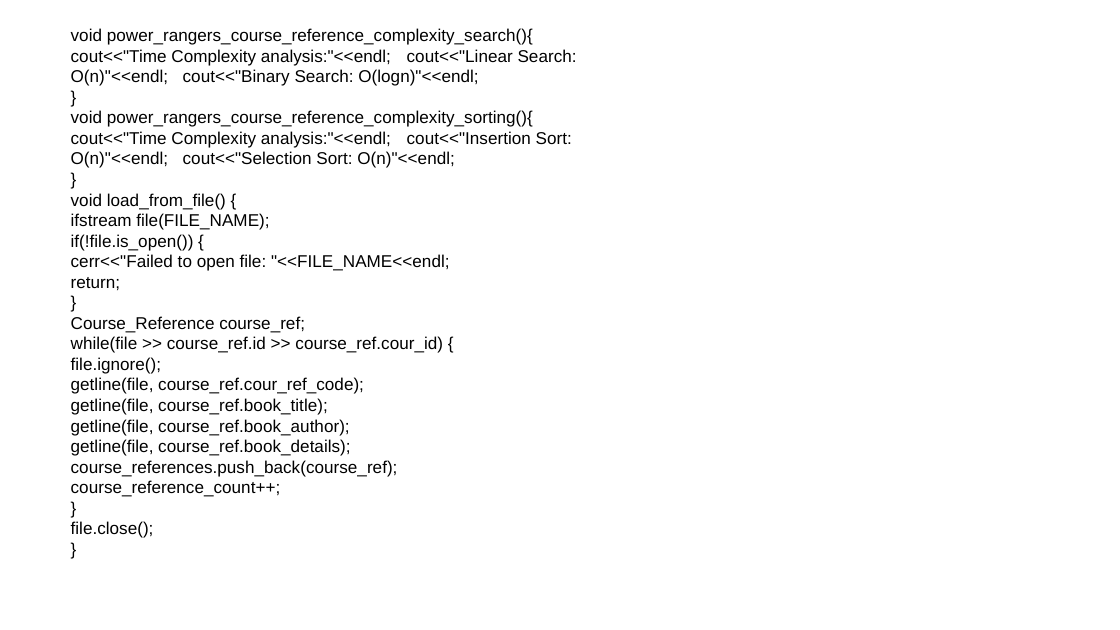
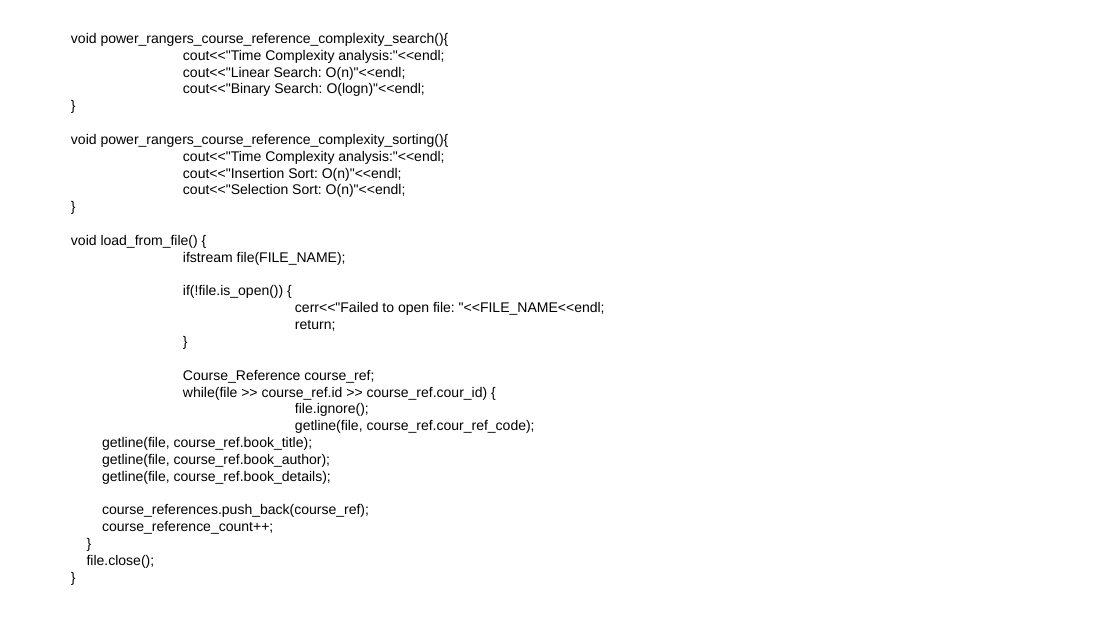
Before and after one commit to vissamsettynikitha/team_power_rangers, a slide deck: slide 16 of OBE_power_rangers_course_reference.pptx. Drawn at 1120x630 pixels with LibreOffice and Linux fonts; fonts in the diff are those of the drawing; background and template pictures are left out. Boxes give left, top, right and bottom in pixels: in the first picture for what was removed or moved away, otherwise in the second. Text is boxed around its words. In the diff, an @@ line names an element or a change of style, - is before the commit and + after.

```diff
--- a/OBE_power_rangers_course_reference.pptx
+++ b/OBE_power_rangers_course_reference.pptx
@@ text at [71,33,449,96]: text changed; size 11 to 9 pt @@
-void power_rangers_course_reference_complexity_search(){ cout<<"Time Complexity analysis:"<<endl; cout<<"Linear Search: O(n)"<<endl; cout<<"Binary Search: O(logn)"<<endl;
+void power_rangers_course_reference_complexity_search(){
+cout<<"Time Complexity analysis:"<<endl;
+cout<<"Linear Search: O(n)"<<endl;
+cout<<"Binary Search: O(logn)"<<endl;
@@ text at [71,134,449,197]: text changed; size 11 to 9 pt @@
-void power_rangers_course_reference_complexity_sorting(){ cout<<"Time Complexity analysis:"<<endl; cout<<"Insertion Sort: O(n)"<<endl; cout<<"Selection Sort: O(n)"<<endl;
+void power_rangers_course_reference_complexity_sorting(){
+cout<<"Time Complexity analysis:"<<endl;
+cout<<"Insertion Sort: O(n)"<<endl;
+cout<<"Selection Sort: O(n)"<<endl;
@@ text at [71,235,535,568]: size 11 to 9 pt in "}", "}", "void load_from_file() {", "ifstream file(FILE_NAME);" and 9 more places @@
@@ text at [295,302,605,331]: text changed; size 11 to 9 pt @@
-cerr<<"Failed to open file: "<<FILE_NAME<<endl; return;
+cerr<<"Failed to open file: "<<FILE_NAME<<endl;
+return;
@@ text at [183,387,488,416]: text changed; size 11 to 9 pt @@
-while(file >> course_ref.id >> course_ref.cour_id) { file.ignore();
+while(file >> course_ref.id >> course_ref.cour_id) {
+file.ignore();
@@ text at [102,471,369,534]: text changed; size 11 to 9 pt @@
-getline(file, course_ref.book_details); course_references.push_back(course_ref); course_reference_count++;
+getline(file, course_ref.book_details);
+course_references.push_back(course_ref);
+course_reference_count++;
```
Also in this commit, not shown: 7 other slides changed, 9 slides added, 4 slides removed.
